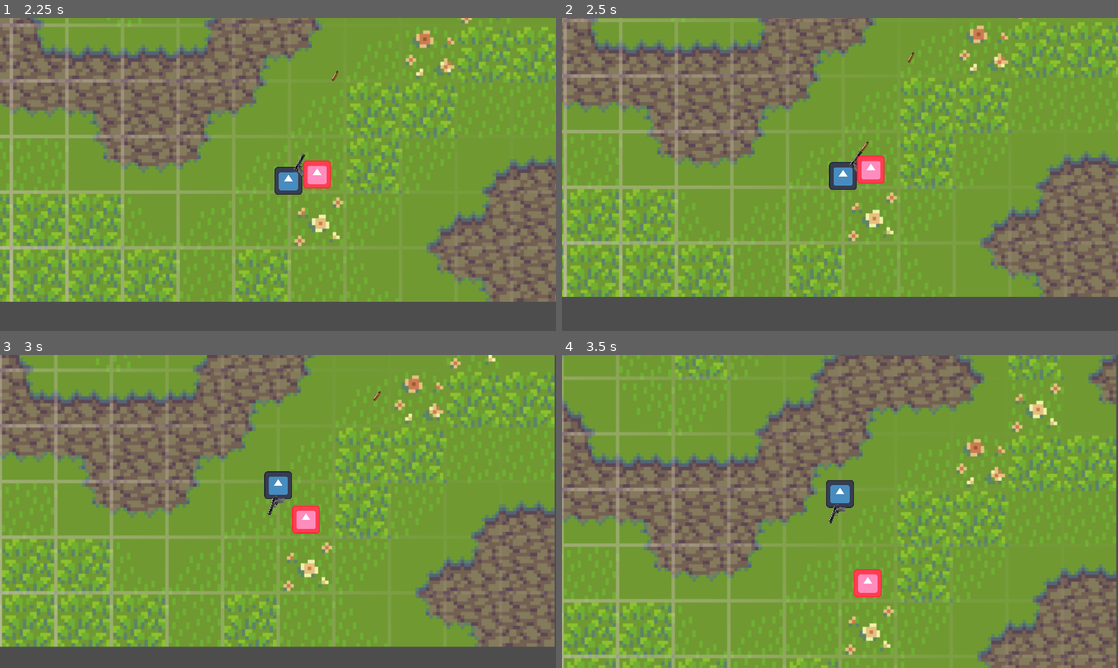
Above: before the commit, frames 1-4 (two rows, left to right).
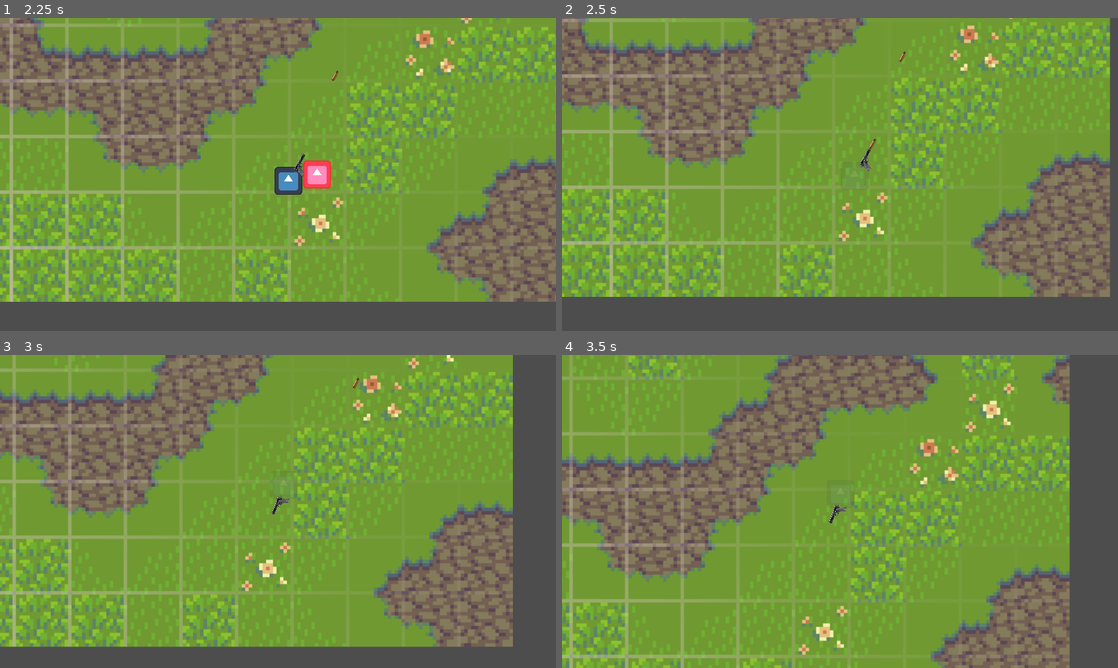
Above: after the commit, the same moments.

Repository: LaneMcMartin/NecromancerReloaded
Game: Godot game, scene res://Scenes/world.tscn
The game is run twice, just before and just after one commit, with the same random seed, the same clock (stepped at 60 frames per second) and the same inputs. The engine's default icon, where the game draws it, is replaced by a stand-in: a white triangle on a blue panel in a dark square. Sound files missing from this copy of the repository are replaced by a short silence.
Inputs (mouse positions are in pixels of both pictures, inside the frame that each line leads up to):
- Up to frame 1 (2.25 s): tap Enter at 0.5 s; move the mouse to (400, 158) at 0.52 s; press the mouse at (400, 158) at 0.53 s; hold D (Right) 0.53-1.28 s; move the mouse to (166, 190) at 1.27 s; release the mouse at (166, 190) at 1.28 s; hold S (Down) 1.28-2.03 s; tap Space (Space) at 1.35 s; move the mouse to (333, 105) at 2.02 s; press the mouse at (333, 105) at 2.03 s; hold D (Right) from 2.03 s (still down)
- Up to frame 2 (2.5 s): keep holding D (Right)
- Up to frame 3 (3 s): move the mouse to (250, 574) at 2.77 s; release D (Right) at 2.78 s; release the mouse at (250, 574) at 2.78 s; hold W (Up) from 2.78 s (still down); tap Space (Space) at 2.85 s
- Up to frame 4 (3.5 s): keep holding W (Up)

Frame 1 is identical in both runs. In frame 2, 30% of the frame differs, in the area x 0-100%, y 0-90%; in frame 3, 40%; in frame 4, 45%, in the area x 0-100%, y 0-100%.

Commit message:
Invincibility timer

Diff:
--- a/Scenes/enemy.gd
+++ b/Scenes/enemy.gd
@@ -1,22 +1,28 @@
-extends CharacterBody2D
+extends Area2D
 
 # Export
 @export var health = 3
+@export var damage = 1
 
 # Onready
 @onready var enemy_sound = get_node("EnemySound")
 
 # Called when the node enters the scene tree for the first time.
 func _ready():
-	pass
+	body_entered.connect(_on_body_entered)
 
 # Called every frame. 'delta' is the elapsed time since the previous frame.
 func _process(delta):
 	pass
 
-func hit(damage):
-	health -= damage
+func hit(damage_taken):
+	health -= damage_taken
 	if health <= 0:
 		enemy_sound.play()
 		await enemy_sound.finished
 		queue_free()
+
+func _on_body_entered(body):
+	queue_free()
+	if body.has_method("damage"):
+		body.damage(damage)
--- a/Scenes/enemy.tscn
+++ b/Scenes/enemy.tscn
@@ -11,7 +11,7 @@
 [sub_resource type="RectangleShape2D" id="RectangleShape2D_hahx3"]
 size = Vector2(128, 128)
 
-[node name="Enemy" type="CharacterBody2D"]
+[node name="Enemy" type="Area2D" groups=["enemy"]]
 script = ExtResource("1_dbvb6")
 
 [node name="Sprite2D" type="Sprite2D" parent="."]
--- a/Scenes/player.tscn
+++ b/Scenes/player.tscn
@@ -10,6 +10,44 @@
 
 [sub_resource type="RectangleShape2D" id="RectangleShape2D_3pwty"]
 size = Vector2(128, 128)
+
+[sub_resource type="Animation" id="Animation_ktmhl"]
+resource_name = "Flash"
+length = 0.5
+loop_mode = 1
+tracks/0/type = "value"
+tracks/0/imported = false
+tracks/0/enabled = true
+tracks/0/path = NodePath("Sprite2D:modulate")
+tracks/0/interp = 2
+tracks/0/loop_wrap = true
+tracks/0/keys = {
+"times": PackedFloat32Array(0, 0.25, 0.5),
+"transitions": PackedFloat32Array(1, 1, 1),
+"update": 0,
+"values": [Color(1, 1, 1, 1), Color(1, 1, 1, 0), Color(1, 1, 1, 1)]
+}
+
+[sub_resource type="Animation" id="Animation_jrayh"]
+length = 0.001
+tracks/0/type = "value"
+tracks/0/imported = false
+tracks/0/enabled = true
+tracks/0/path = NodePath("Sprite2D:modulate")
+tracks/0/interp = 1
+tracks/0/loop_wrap = true
+tracks/0/keys = {
+"times": PackedFloat32Array(0),
+"transitions": PackedFloat32Array(1),
+"update": 0,
+"values": [Color(1, 1, 1, 1)]
+}
+
+[sub_resource type="AnimationLibrary" id="AnimationLibrary_sco3w"]
+_data = {
+"Flash": SubResource("Animation_ktmhl"),
+"RESET": SubResource("Animation_jrayh")
+}
 
 [node name="Player" type="CharacterBody2D"]
 motion_mode = 1
@@ -38,9 +76,18 @@
 wait_time = 0.175
 one_shot = true
 
+[node name="InvincibleTimer" type="Timer" parent="."]
+wait_time = 2.0
+one_shot = true
+
 [node name="DashSound" type="AudioStreamPlayer2D" parent="."]
 position = Vector2(95, 0)
 stream = ExtResource("3_kvb8l")
+
+[node name="AnimationPlayer" type="AnimationPlayer" parent="."]
+libraries = {
+"": SubResource("AnimationLibrary_sco3w")
+}
 
 [node name="WeaponManager" type="Node2D" parent="."]
 script = ExtResource("4_yrtw0")
--- a/Scenes/world.tscn
+++ b/Scenes/world.tscn
@@ -7,6 +7,8 @@
 [node name="World" type="Node2D"]
 
 [node name="Player" parent="." instance=ExtResource("1_bffoa")]
+move_speed = 400
+dash_multiplier = 3
 
 [node name="Ground" type="Sprite2D" parent="."]
 scale = Vector2(4, 4)
--- a/Scripts/bullet.gd
+++ b/Scripts/bullet.gd
@@ -13,7 +13,7 @@
 
 func _ready():
 	death_timer.timeout.connect(_on_death_timer_timeout)
-	body_entered.connect(_on_body_entered)
+	area_entered.connect(_on_area_entered)
 	print("bullet made!")
 
 func _physics_process(delta):
@@ -28,7 +28,7 @@
 	bullet_normal.y += randf_range(-spread, spread)
 	rotation = bullet_normal.angle()
 
-func _on_body_entered(body):
+func _on_area_entered(body):
 	queue_free()
 	if body.has_method("hit"):
 		body.hit(damage)
--- a/Scripts/player.gd
+++ b/Scripts/player.gd
@@ -12,6 +12,7 @@
 # Public
 var dash_available = true
 var dash_active = false
+var is_invincible = false
 var aim_vector
 var mouse_position
 var health = 3
@@ -19,6 +20,8 @@
 func _ready():
 	dash_cooldown_timer.timeout.connect(_on_dash_cooldown_timer_timeout)
 	dash_active_timer.timeout.connect(_on_dash_active_timer_timeout)
+	$InvincibleTimer.timeout.connect(_on_invincible_timer_timeout)
+
 
 func _process(delta):
 	pass
@@ -53,12 +56,13 @@
 
 	move_and_slide()
 
-func damage():
-	# Deduct HP
-	# Trigger invincibility
-	# Triger blinking
-	# Start timer
-	pass
+func damage(damage_taken):
+	if not is_invincible:
+		# Deduct HP
+		health -= damage_taken
+		# Trigger invincibility and blinking
+		$InvincibleTimer.start()
+		$AnimationPlayer.play("Flash")
 
 func _on_dash_cooldown_timer_timeout():
 	dash_available = true
@@ -67,3 +71,7 @@
 func _on_dash_active_timer_timeout():
 	dash_active = false
 	print("Dash active reset!")
+
+func _on_invincible_timer_timeout():
+	is_invincible = false
+	$AnimationPlayer.stop()
Not shown: 2 places in Scenes/bullet.tscn that only renumber resources
Not shown: 1 places in Scenes/player.tscn that only renumber resources
